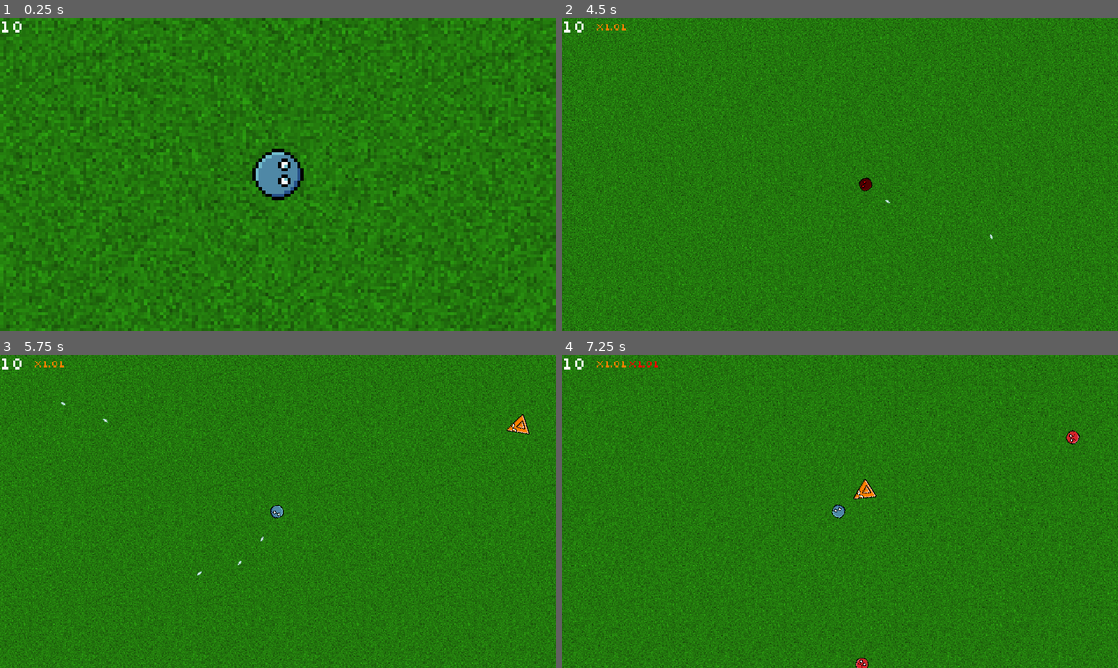
Above: before the commit, frames 1-4 (two rows, left to right).
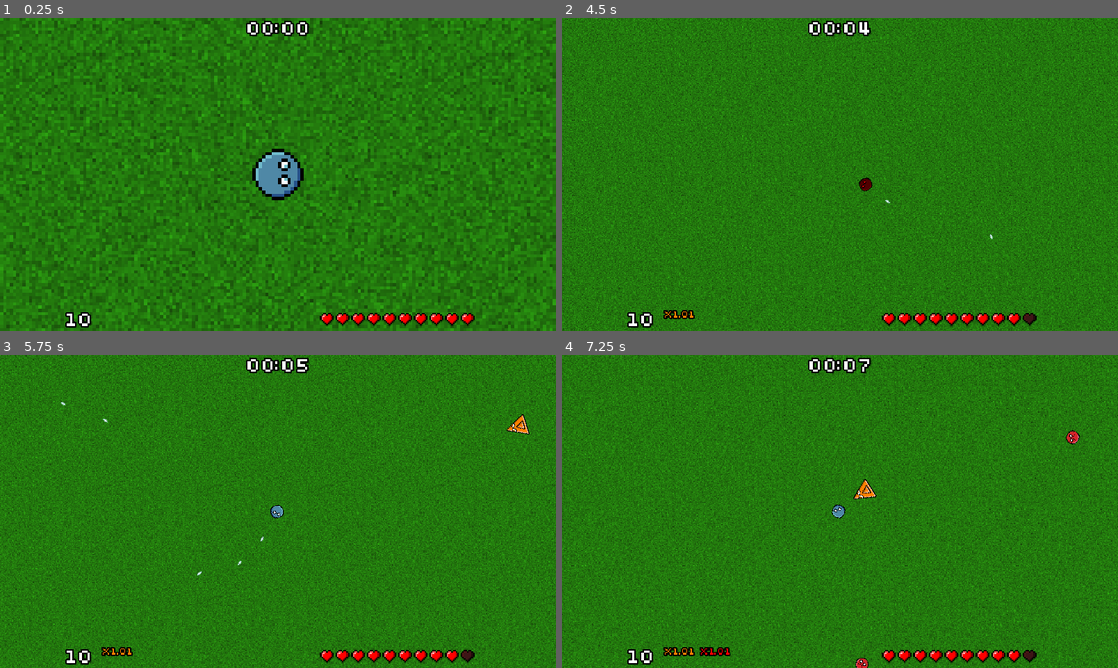
Above: after the commit, the same moments.

Repository: veprogames/top-down-incremental
Game: Godot game, scene res://level/level.tscn
The game is run twice, just before and just after one commit, with the same random seed, the same clock (stepped at 60 frames per second) and the same inputs.
Inputs (mouse positions are in pixels of both pictures, inside the frame that each line leads up to):
- Up to frame 1 (0.25 s): no input
- Up to frame 2 (4.5 s): move the mouse to (867, 174) at 0.52 s; move the mouse to (812, 174) at 1.27 s; move the mouse to (851, 168) at 2.02 s; move the mouse to (834, 180) at 2.77 s; move the mouse to (878, 177) at 3.52 s; move the mouse to (795, 171) at 4.27 s
- Up to frame 3 (5.75 s): move the mouse to (283, 511) at 5.02 s
- Up to frame 4 (7.25 s): move the mouse to (817, 505) at 5.77 s; move the mouse to (867, 511) at 6.52 s

The runs differ from the first frame. In frame 1, 1.4% of the frame differs, in the area x 0-86%, y 0-100%; in frame 2, 1.6%; in frame 3, 1.6%; in frame 4, 1.8%.

Commit message:
add player health bar and level time display

Diff:
--- a/level/level.tscn
+++ b/level/level.tscn
@@ -7,6 +7,8 @@
 [ext_resource type="Texture2D" uid="uid://ki05rasve8x" path="res://level/tiles/water.png" id="3_5xm1u"]
 [ext_resource type="PackedScene" uid="uid://gbdae67q3h10" path="res://player/player_camera.tscn" id="3_wppie"]
 [ext_resource type="PackedScene" uid="uid://dc8blsf65d7qp" path="res://player/player_damage.tscn" id="3_xo2ng"]
+[ext_resource type="PackedScene" uid="uid://cfb3ump5ftuba" path="res://player/ui/player_health_bar.tscn" id="5_614nh"]
+[ext_resource type="PackedScene" uid="uid://b23dh2uhv8tvh" path="res://level/ui/level_time.tscn" id="6_u8prs"]
 [ext_resource type="PackedScene" uid="uid://brn8qtcwgwwuq" path="res://spawner/level_spawner.tscn" id="7_geyi5"]
 
 [sub_resource type="WorldBoundaryShape2D" id="WorldBoundaryShape2D_vjv4r"]
@@ -38,8 +40,34 @@
 
 [node name="CanvasLayer" type="CanvasLayer" parent="."]
 
-[node name="PlayerDamageDisplay" parent="CanvasLayer" node_paths=PackedStringArray("player_damage") instance=ExtResource("1_sr8ao")]
-player_damage = NodePath("../../PlayerDamage")
+[node name="HBoxContainer" type="HBoxContainer" parent="CanvasLayer"]
+anchors_preset = 12
+anchor_top = 1.0
+anchor_right = 1.0
+anchor_bottom = 1.0
+offset_top = -73.0
+grow_horizontal = 2
+grow_vertical = 0
+theme_override_constants/separation = 64
+alignment = 1
+
+[node name="PlayerDamageDisplay" parent="CanvasLayer/HBoxContainer" node_paths=PackedStringArray("player_damage") instance=ExtResource("1_sr8ao")]
+layout_mode = 2
+player_damage = NodePath("../../../PlayerDamage")
+
+[node name="CenterContainer" type="CenterContainer" parent="CanvasLayer/HBoxContainer"]
+custom_minimum_size = Vector2(640, 72)
+layout_mode = 2
+
+[node name="PlayerHealthBar" parent="CanvasLayer/HBoxContainer/CenterContainer" node_paths=PackedStringArray("player") instance=ExtResource("5_614nh")]
+layout_mode = 2
+player = NodePath("../../../../Player")
+
+[node name="LevelTime" parent="CanvasLayer" instance=ExtResource("6_u8prs")]
+anchors_preset = 10
+anchor_right = 1.0
+offset_right = 0.0
+grow_horizontal = 2
 
 [node name="Player" parent="." node_paths=PackedStringArray("player_damage") instance=ExtResource("1_c1fdt")]
 z_index = 1
--- /dev/null
+++ b/level/ui/level_time.gd
@@ -0,0 +1,15 @@
+class_name LevelTime
+extends Label
+
+@onready var level: Level = get_tree().current_scene as Level
+
+
+func _ready() -> void:
+	assert(is_instance_valid(level))
+
+
+func _process(_delta: float) -> void:
+	var minutes: int = int(level.time / 60)
+	var seconds: int = int(level.time) % 60
+
+	text = "%02d:%02d" % [minutes, seconds]
--- /dev/null
+++ b/level/ui/level_time.tscn
@@ -0,0 +1,10 @@
+[gd_scene load_steps=2 format=3 uid="uid://b23dh2uhv8tvh"]
+
+[ext_resource type="Script" path="res://level/ui/level_time.gd" id="1_6p6hj"]
+
+[node name="LevelTime" type="Label"]
+offset_right = 40.0
+offset_bottom = 37.0
+theme_type_variation = &"LabelLarge"
+horizontal_alignment = 1
+script = ExtResource("1_6p6hj")
--- a/player/ui/player_damage_display.gd
+++ b/player/ui/player_damage_display.gd
@@ -1,10 +1,10 @@
 class_name PlayerDamageDisplay
-extends Control
+extends HBoxContainer
 
 @export var player_damage: PlayerDamage
 
-@onready var label_total_damage: Label = $HBoxContainer/LabelTotalDamage
-@onready var h_box_damages: HBoxContainer = $HBoxContainer/HBoxDamages
+@onready var label_total_damage: Label = $LabelTotalDamage
+@onready var h_flow_container_damages: HFlowContainer = $HFlowContainerDamages
 
 
 func _ready() -> void:
@@ -18,13 +18,13 @@
 
 	for key: String in player_damage._map:
 		var label: Label
-		if not h_box_damages.has_node(key):
+		if not h_flow_container_damages.has_node(key):
 			label = Label.new()
 			label.name = key
 			label.modulate = Color.from_string(key, Color.WHITE)
-			h_box_damages.add_child(label)
+			h_flow_container_damages.add_child(label)
 		else:
-			label = h_box_damages.get_node(key) as Label
+			label = h_flow_container_damages.get_node(key) as Label
 		label.text = "x%.2f" % player_damage._map[key]
 
 
--- a/player/ui/player_damage_display.tscn
+++ b/player/ui/player_damage_display.tscn
@@ -1,27 +1,18 @@
-[gd_scene load_steps=3 format=3 uid="uid://yam6ts6l84j0"]
+[gd_scene load_steps=2 format=3 uid="uid://yam6ts6l84j0"]
 
 [ext_resource type="Script" path="res://player/ui/player_damage_display.gd" id="1_rxhht"]
 
-[sub_resource type="LabelSettings" id="LabelSettings_t5our"]
-font_size = 64
-
-[node name="PlayerDamageDisplay" type="Control"]
-layout_mode = 3
-anchors_preset = 10
-anchor_right = 1.0
-grow_horizontal = 2
-script = ExtResource("1_rxhht")
-
-[node name="HBoxContainer" type="HBoxContainer" parent="."]
-layout_mode = 0
+[node name="HBoxContainer" type="HBoxContainer"]
 offset_right = 40.0
 offset_bottom = 40.0
 theme_override_constants/separation = 32
+script = ExtResource("1_rxhht")
 
-[node name="LabelTotalDamage" type="Label" parent="HBoxContainer"]
+[node name="LabelTotalDamage" type="Label" parent="."]
 layout_mode = 2
+theme_type_variation = &"LabelLarge"
 text = "1"
-label_settings = SubResource("LabelSettings_t5our")
 
-[node name="HBoxDamages" type="HBoxContainer" parent="HBoxContainer"]
+[node name="HFlowContainerDamages" type="HFlowContainer" parent="."]
+custom_minimum_size = Vector2(640, 0)
 layout_mode = 2
--- /dev/null
+++ b/player/ui/player_health_bar.gd
@@ -0,0 +1,27 @@
+extends Control
+
+const TEXTURE_SIZE: Vector2i = Vector2.ONE * 48
+const PADDING: int = 6
+
+var TextureHeart: Texture2D = preload("res://player/ui/heart.png")
+var TextureHeartEmpty: Texture2D = preload("res://player/ui/heart_empty.png")
+
+@export var player: Player
+
+
+func _ready() -> void:
+	player.took_damage.connect(_on_player_took_damage)
+
+	custom_minimum_size = Vector2(10 * (TEXTURE_SIZE.x + PADDING), TEXTURE_SIZE.y)
+
+
+func _draw() -> void:
+	var hp: int = player.hp
+	for i: int in 10:
+		var x: int = i * (TEXTURE_SIZE.x + PADDING)
+		var texture: Texture2D = TextureHeart if hp >= i + 1 else TextureHeartEmpty
+		draw_texture_rect(texture, Rect2(Vector2.RIGHT * x, TEXTURE_SIZE), false)
+
+
+func _on_player_took_damage() -> void:
+	queue_redraw()
--- /dev/null
+++ b/player/ui/player_health_bar.tscn
@@ -0,0 +1,8 @@
+[gd_scene load_steps=2 format=3 uid="uid://cfb3ump5ftuba"]
+
+[ext_resource type="Script" path="res://player/ui/player_health_bar.gd" id="1_ui3ln"]
+
+[node name="PlayerHealthBar" type="Control"]
+layout_mode = 3
+anchors_preset = 0
+script = ExtResource("1_ui3ln")
--- a/ui_theme.tres
+++ b/ui_theme.tres
@@ -5,3 +5,15 @@
 [resource]
 default_font = ExtResource("1_us77q")
 default_font_size = 36
+HFlowContainer/constants/h_separation = 16
+HFlowContainer/constants/v_separation = 8
+Label/colors/font_shadow_color = Color(0, 0, 0, 0.25098)
+Label/constants/outline_size = 16
+Label/constants/shadow_offset_x = 4
+Label/constants/shadow_offset_y = 4
+Label/constants/shadow_outline_size = 6
+LabelLarge/base_type = &"Label"
+LabelLarge/constants/outline_size = 20
+LabelLarge/constants/shadow_offset_x = 6
+LabelLarge/constants/shadow_offset_y = 6
+LabelLarge/font_sizes/font_size = 72
Not shown: 1 places in level/level.tscn that only renumber resources
Binary file added: player/ui/heart.png
Not shown, added: player/ui/heart.png.import
Binary file added: player/ui/heart_empty.png
Not shown, added: player/ui/heart_empty.png.import
